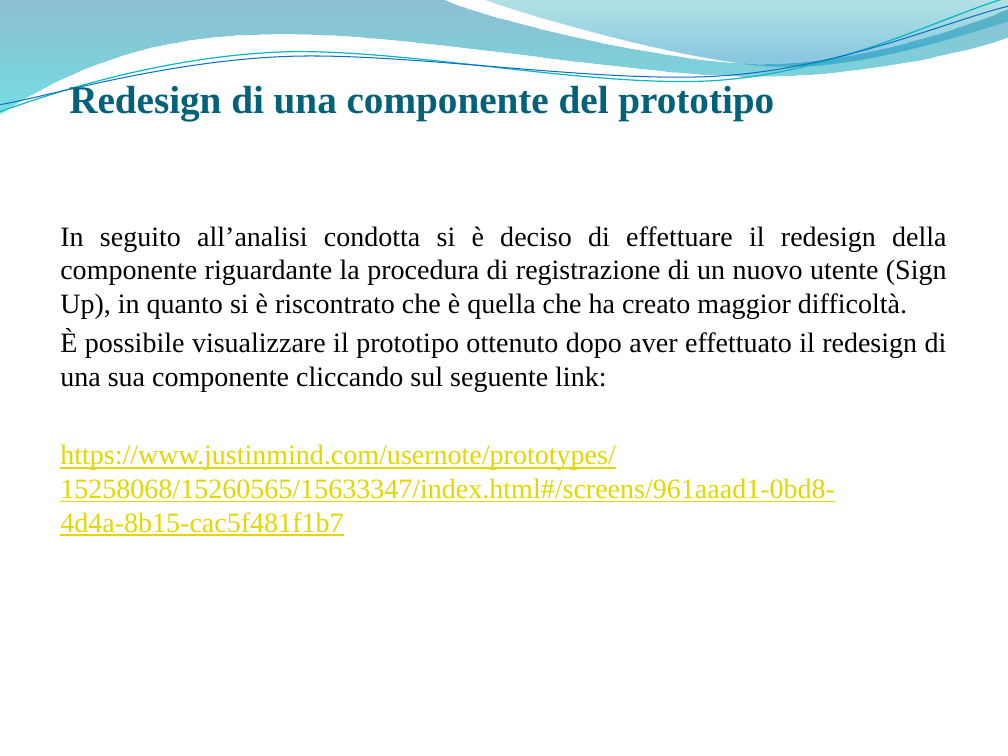
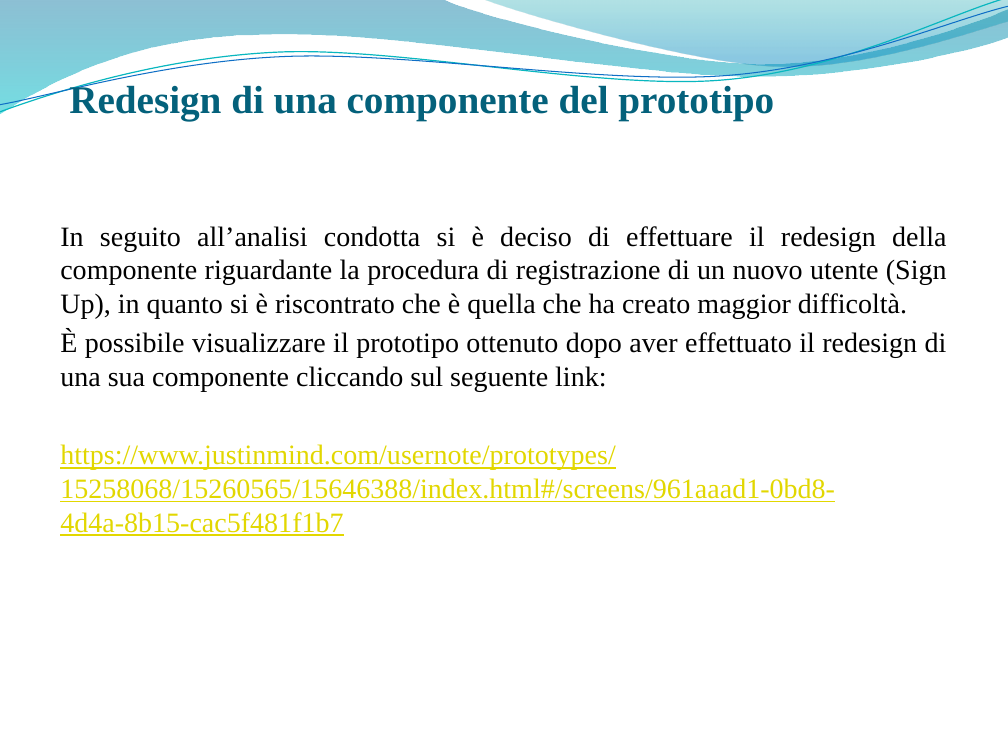
Before and after one commit to giusmastro91/Cognitive-systems, a slide deck: slide 40 of Prova_6/Leone_Mastrosimone_PresentazioneProgetto.pptx. Drawn at 1008x756 pixels with LibreOffice and Linux fonts; fonts in the diff are those of the drawing; background and template pictures are left out. Boxes give left, top, right and bottom in pixels: in the first picture for what was removed or moved away, otherwise in the second. Text is boxed around its words. In the diff, an @@ line names an element or a change of style, - is before the commit and + after.

```diff
--- a/Prova_6/Leone_Mastrosimone_PresentazioneProgetto.pptx
+++ b/Prova_6/Leone_Mastrosimone_PresentazioneProgetto.pptx
@@ text at <box>60,444,835,536</box>: text changed @@
-https://www.justinmind.com/usernote/prototypes/15258068/15260565/15633347/index.html#/screens/961aaad1-0bd8-4d4a-8b15-cac5f481f1b7
+https://www.justinmind.com/usernote/prototypes/15258068/15260565/15646388/index.html#/screens/961aaad1-0bd8-4d4a-8b15-cac5f481f1b7
```
Also in this commit, not shown: 1 other file.
